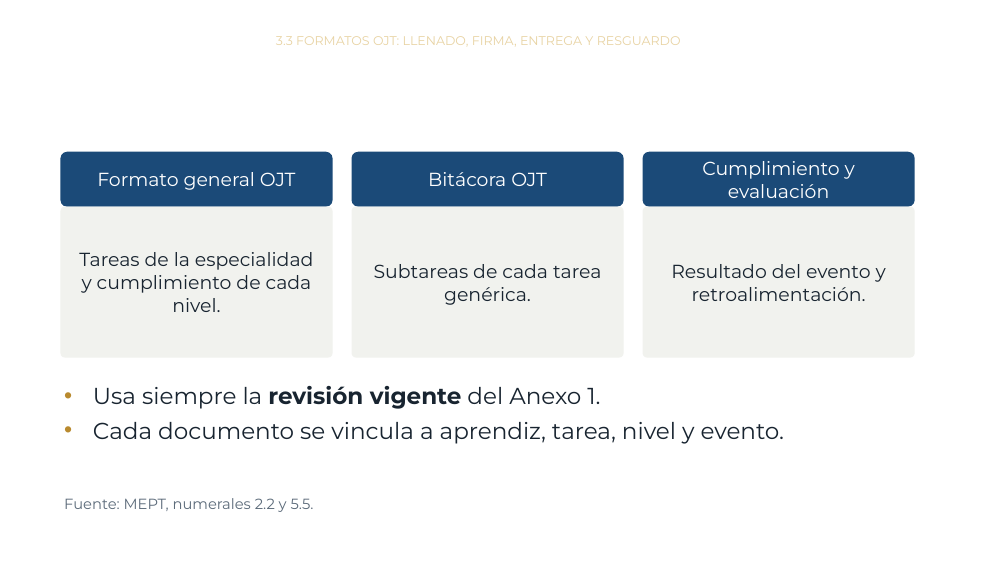
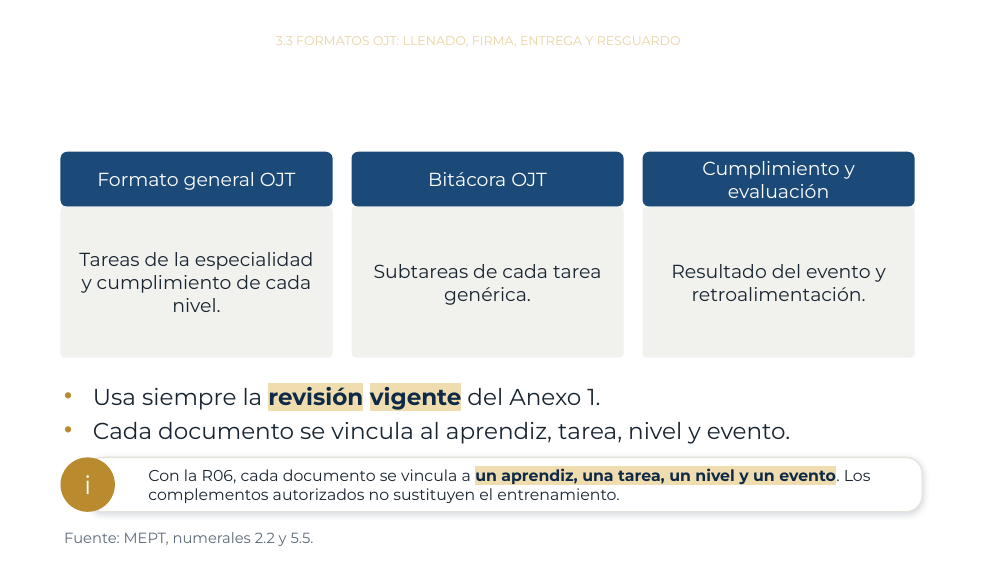
Before and after one commit to jmfigueroah01-creator/Curso-MEPT-OJT, a slide deck: slide 11 of modulo3.pptx (slide 7 before the commit). Drawn at 1008x567 pixels with LibreOffice and Linux fonts; fonts in the diff are those of the drawing; background and template pictures are left out. Boxes give left, top, right and bottom in pixels: in the first picture for what was removed or moved away, otherwise in the second. Text is boxed around its words. In the diff, an @@ line names an element or a change of style, - is before the commit and + after.

```diff
--- a/modulo3.pptx
+++ b/modulo3.pptx
@@ text at [93,382,600,410]: text colour #182430 to #0E2A47, highlight none to #EFDDB0 in "revisión vigente" @@
@@ text at [93,422,790,444]: text changed @@
-• Cada documento se vincula a aprendiz, tarea, nivel y evento.
+• Cada documento se vincula al aprendiz, tarea, nivel y evento.
@@ ellipse added at [60,457,115,512], fill #B98A2E, 24 pt, text #FFFFFF @@
+i
@@ rounded rectangle added at [87,457,923,512], fill #FFFFFF, outline #E4E2DA 1.25 pt, 15 pt, text #182430 @@
+Con la R06, cada documento se vincula a un aprendiz, una tarea, un nivel y un evento. Los complementos autorizados no sustituyen el entrenamiento.
@@ text "Fuente: MEPT, numerales 2.2 y ...": place and size @@
-text "Fuente: MEPT, numerales 2.2 y ..." at [64,498,314,512]
+text "Fuente: MEPT, numerales 2.2 y ..." at [64,532,314,546]
```
Also in this commit, not shown: 12 other slides changed, 11 slides added, 10 slides removed, 1 other file.
